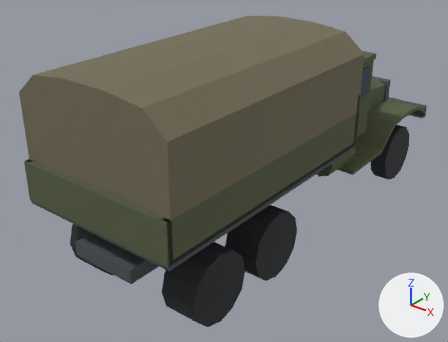
Before and after pictures for a commit that changed the glTF model models-src/cckw.glb.
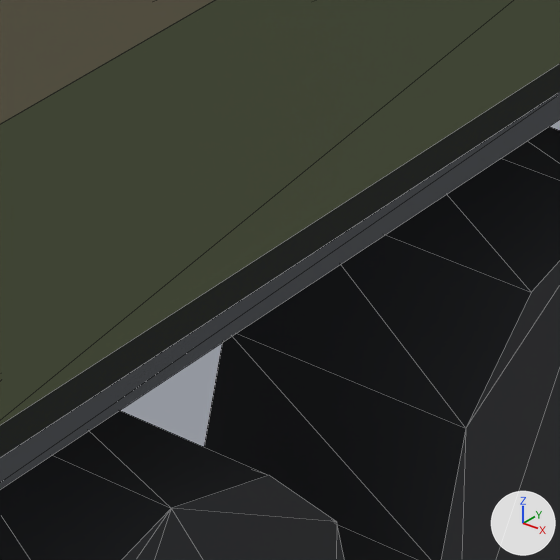
The first picture shows the older version from a camera (50 mm lens) standing at (4.65, -6.86, 4.72) and looking at (-0.38, -0.57, 0.82). The close-ups show the older and then the newer version on the part from 44% to 61% of the width and 55% to 76% of the height of that picture. Only the edits that show in the close-ups are written down. Lighting does not change. The marker at lower right points along +X, +Y and +Z. The close-ups show mesh edges as thin lines.

The first close-up shows 'CK_BedFloor', 'CK_BedSide_R', 'CK_Tilt', 'CK_WheelR_R0', 'CK_WheelR_R1'.
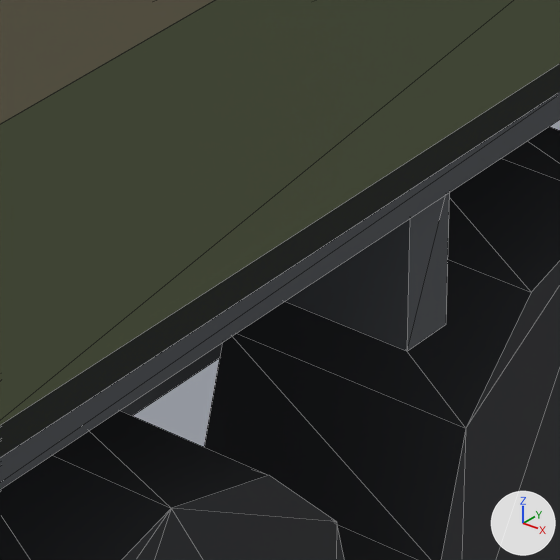
Patch to the scene script:
```diff
--- a/models-src/cckw.glb.py
+++ b/models-src/cckw.glb.py
@@ me_ck_springr_r @@
+me_ck_springr_r.from_pydata([(0.34, -1.17, 0.5), (0.34, -2.5, 0.5), (0.34, -2.5, 0.57), (0.34, -1.835, 0.64), (0.34, -1.17, 0.57), (0.42, -1.17, 0.5), (0.42, -2.5, 0.5), (0.42, -2.5, 0.57), (0.42, -1.835, 0.64), (0.42, -1.17, 0.57)], [], [(0, 5, 6), (0, 6, 1), (1, 6, 7), (1, 7, 2), (2, 7, 8), (2, 8, 3), (3, 8, 9), (3, 9, 4), (4, 9, 5), (4, 5, 0), (3, 4, 0), (0, 1, 2), (0, 2, 3), (6, 5, 9), (9, 8, 7), (9, 7, 6)])
+me_ck_springr_r.materials.append(mat_lp_steel)  # dark grey #4d5156
@@ me_ck_bedcross_2 @@
+me_ck_bedcross_2.from_pydata(...)  # a box spanning x -1.08..1.08, y -1.88..-1.78, z 0.95..1.21
+me_ck_bedcross_2.materials.append(mat_lp_steel)  # dark grey #4d5156
@@ ob_ck_springr_r @@
+ob_ck_springr_r = bpy.data.objects.new('CK_SpringR_R', me_ck_springr_r)
+ob_ck_springr_r.location = (0.0, 0.0, 0.0)
@@ ob_ck_bedcross_2 @@
+ob_ck_bedcross_2 = bpy.data.objects.new('CK_BedCross_2', me_ck_bedcross_2)
+ob_ck_bedcross_2.location = (0.0, 0.0, 0.0)
```

Changed parts and their boxes [x1, y1, x2, y2] in the close-ups (560 x 560 px):
'CK_BedCross_2', added
    after: [285, 192, 450, 351]
'CK_SpringR_R', added
    after: [120, 343, 222, 416]
